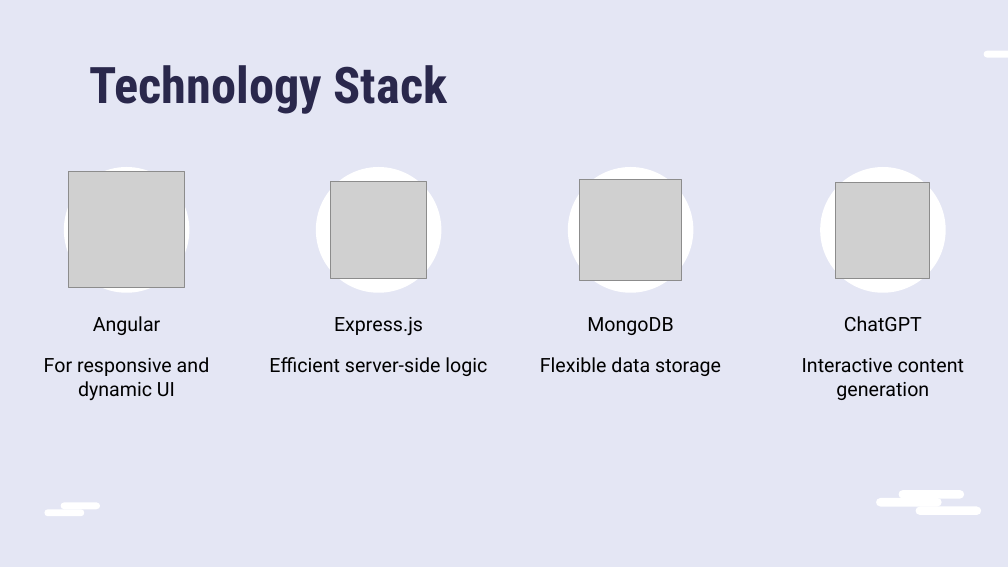
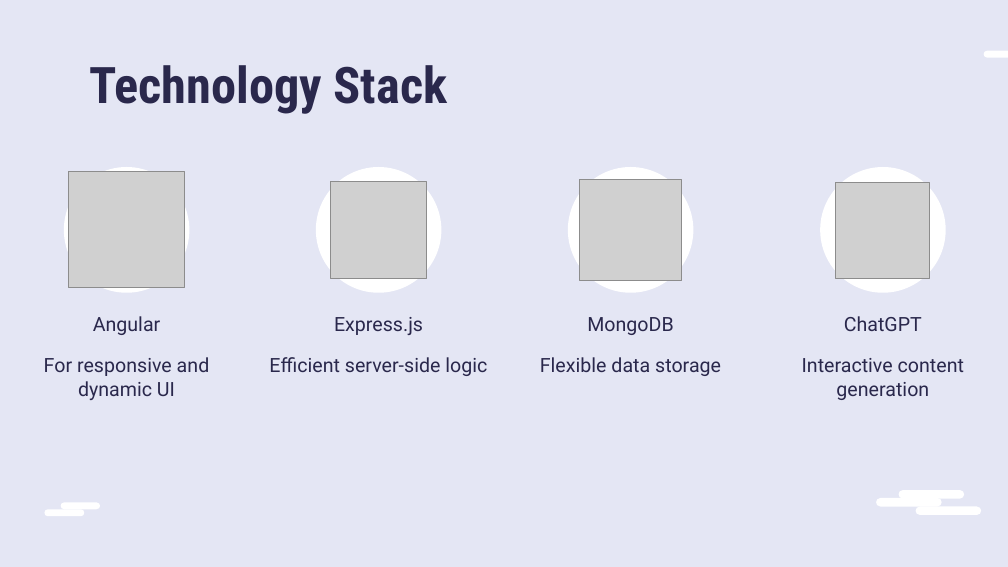
Before and after one commit to Roman-G-579/GPTalk, a slide deck: slide 19 of Capstone Project Phase A 24-1-D-11.pptx (slide 16 before the commit). Drawn at 1008x567 pixels with LibreOffice and Linux fonts; fonts in the diff are those of the drawing; grey boxes stand for pictures. Boxes give left, top, right and bottom in pixels: in the first picture for what was removed or moved away, otherwise in the second. Text is boxed around its words. In the diff, an @@ line names an element or a change of style, - is before the commit and + after.

```diff
--- a/Capstone Project Phase A 24-1-D-11.pptx
+++ b/Capstone Project Phase A 24-1-D-11.pptx
@@ text colour #000000 to #2A284C in 8 elements at (x1=93, y1=316, x2=161, y2=335), (x1=44, y1=357, x2=210, y2=400), (x1=334, y1=317, x2=423, y2=335), (x1=269, y1=357, x2=487, y2=376), (x1=587, y1=317, x2=673, y2=335), (x1=540, y1=357, x2=721, y2=376), (x1=844, y1=316, x2=922, y2=331), (x1=802, y1=358, x2=964, y2=400) @@
```
Also in this commit, not shown: 6 other slides changed, 8 slides added, 5 slides removed.
